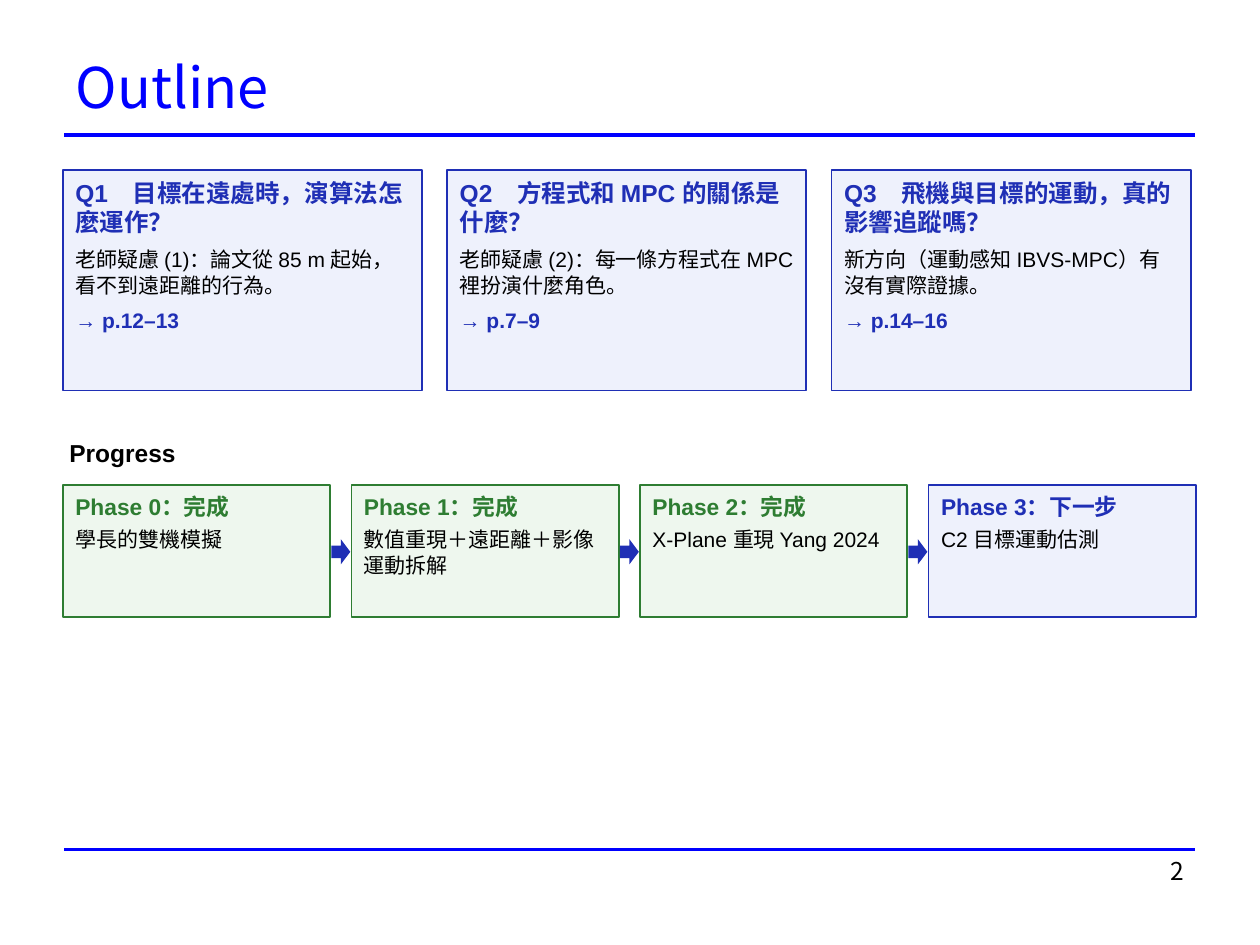
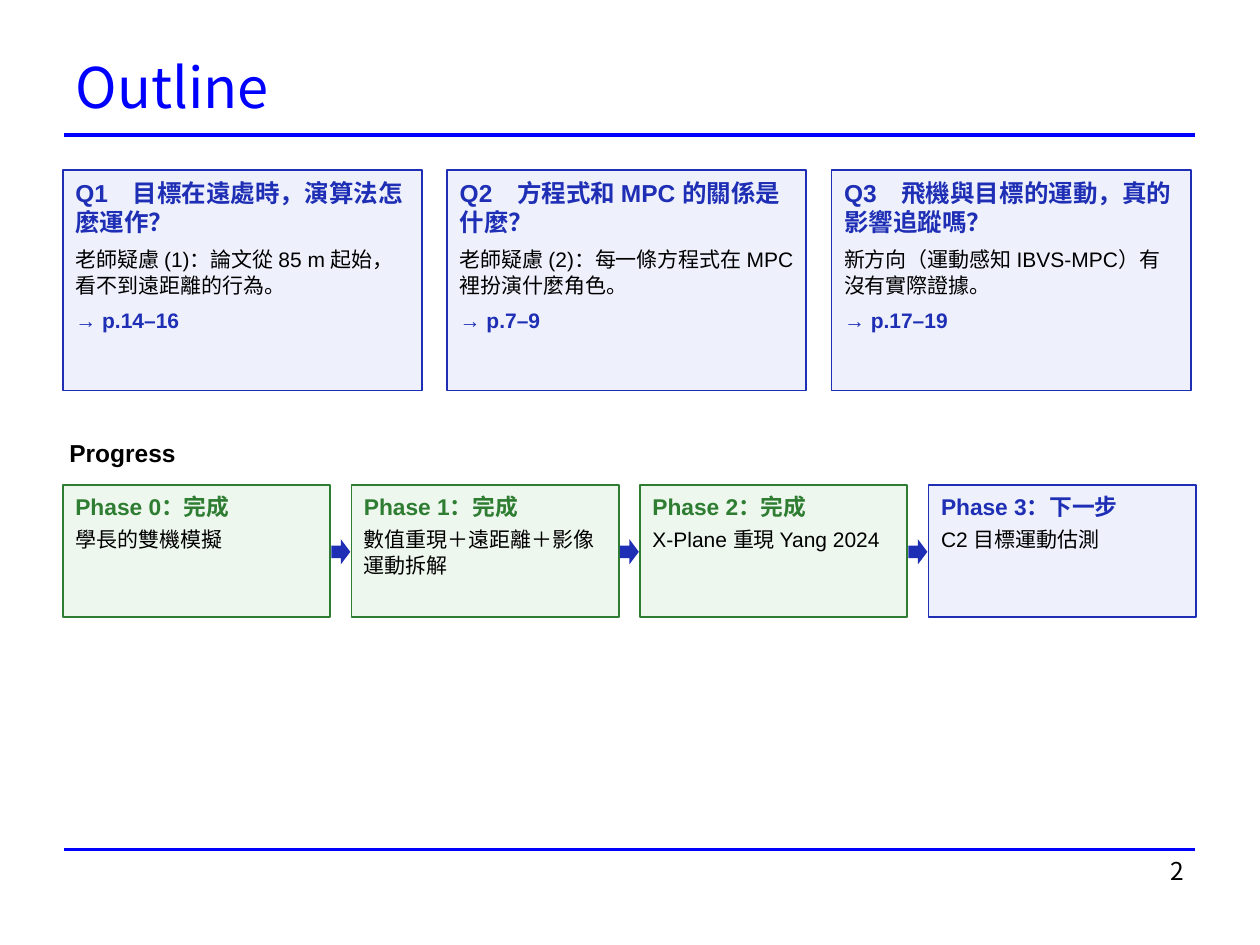
Before and after one commit to rossi1122/hsiang_thesis_simulation, a slide deck: slide 2 of docs/presentations/20261118_Phase2_進度報告.pptx. Drawn at 1260x945 pixels with LibreOffice and Linux fonts; fonts in the diff are those of the drawing. Boxes give left, top, right and bottom in pixels: in the first picture for what was removed or moved away, otherwise in the second. Text is boxed around its words. In the diff, an @@ line names an element or a change of style, - is before the commit and + after.

```diff
--- a/docs/presentations/20261118_Phase2_進度報告.pptx
+++ b/docs/presentations/20261118_Phase2_進度報告.pptx
@@ text in rectangle at (x1=102, y1=313, x2=179, y2=333): text changed @@
-→ p.12–13
+→ p.14–16
@@ text in rectangle at (x1=871, y1=313, x2=948, y2=333): text changed @@
-→ p.14–16
+→ p.17–19
```
Also in this commit, not shown: 4 other slides changed, 3 slides added.
